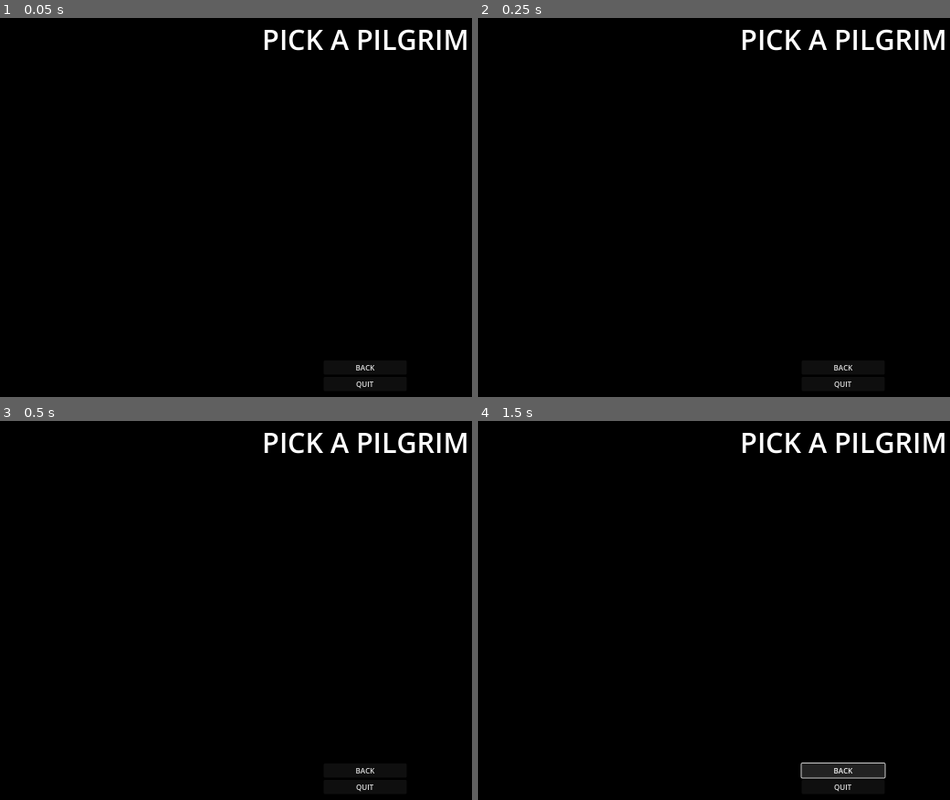
Above: before the commit, frames 1-4 (two rows, left to right).
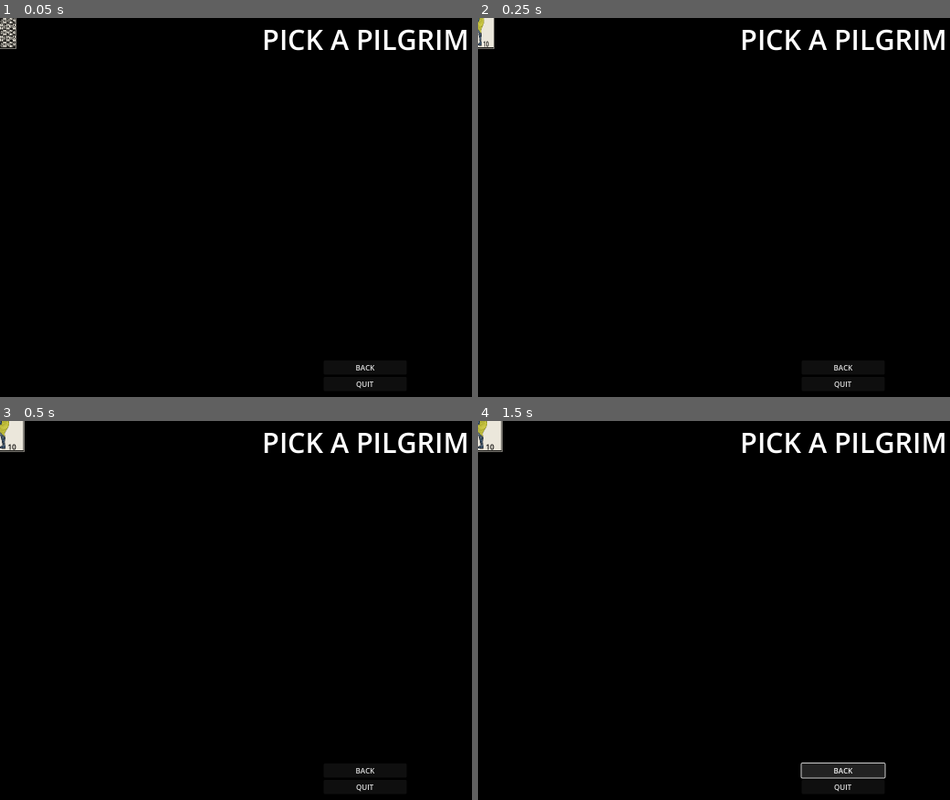
Above: after the commit, the same moments.

Repository: FergusMcLaughlin/Pilgrimage-old-
Game: Godot game, scene res://src/ui/characterSelectorMenu/character_menu.tscn
Two runs of this game, one before a commit and one after it. Both use one fixed random seed, a clock stepped at 60 frames per second and the inputs below. This scene is started directly instead of the project's main scene.
Inputs (mouse positions are in pixels of both pictures, inside the frame that each line leads up to):
- Up to frame 1 (0.05 s): no input
- Up to frame 2 (0.25 s): no input
- Up to frame 3 (0.5 s): no input
- Up to frame 4 (1.5 s): move the mouse to (outside the picture) at 0.52 s; click (outside the picture) at 0.67 s; click "BACK" at 1.25 s

The runs differ from the first frame. In frame 1, 0.3% of the frame differs, in the area x 0-4%, y 0-9%; in frame 2, 0.3%; in frame 3, 0.4%, in the area x 0-6%, y 0-9%; in frame 4, 0.4%.

Commit message:
added character cards to the select screen.

Diff:
--- a/data/card_dictionary.json
+++ b/data/card_dictionary.json
@@ -40,8 +40,8 @@
 	"isUnlocked":false,
 	"image_path": "res://assets/images/cards/player.png"
   },
-  "M_0000": {
-	"id": "M_0000",
+  "M_0001": {
+	"id": "M_0001",
 	"name": "Knight",
 	"type": "unit",
 	"health": 5,
--- a/src/helpers/get_cards_of_type_from_dictionary_helper.gd
+++ b/src/helpers/get_cards_of_type_from_dictionary_helper.gd
@@ -13,7 +13,7 @@
 	for cardId in CardDictionaryJsonLoader.cardData.keys():
 		var card = CardDictionaryJsonLoader.cardData[cardId]
 		if card.has("type") and card["type"] == targetType:
-			cardsOfTypeList.append(card)
+			cardsOfTypeList.append(card["id"])
 
 	if cardsOfTypeList.is_empty():
 		push_error("ERROR: finding cards with correct type")
--- a/src/singletons/create_card.gd
+++ b/src/singletons/create_card.gd
@@ -8,13 +8,13 @@
 	if CardDictionaryJsonLoader.cardData.is_empty():
 		await CardDictionaryJsonLoader.ready
 
-func createCard(cardName) -> Node2D:
+func createCard(cardId) -> Node2D:
 	var cardInstance
-	if !CardDictionaryJsonLoader.cardData.has(cardName):
-		push_error("Failed to load card, could not find " + cardName + "in the card dictionary")
+	if !CardDictionaryJsonLoader.cardData.has(cardId):
+		push_error("Failed to load card, could not find " + cardId + "in the card dictionary")
 		return null
 
-	var cardData = CardDictionaryJsonLoader.cardData[cardName]
+	var cardData = CardDictionaryJsonLoader.cardData[cardId]
 
 	if cardData.has("isPlayer") and cardData["isPlayer"] == true:
 		cardInstance = characterCardScene.instantiate()
--- a/src/ui/characterSelectorMenu/character_menu.gd
+++ b/src/ui/characterSelectorMenu/character_menu.gd
@@ -1,26 +1,27 @@
 extends Node
 
-var characterList = []
+var characterCardNameList = []
 var getCardsOfTypeFromDictionaryHelper: GetCardsOfTypeFromDictionaryHelper
+var characterCards = []
 #var focusedCharacter
 #var selectedCharacter
 
 func _ready():
-	getCardsOfTypeFromDictionaryHelper = GetCardsOfTypeFromDictionaryHelper.new()
-	print(getCardsOfTypeFromDictionaryHelper.getCardsOfType("player"))
+	createCharacterCards()
 
 
-#func characterDictionaryToList(characterDictionary):
-#loop through each card in the dictionary
-#add all there Id's to the character list
+func createCharacterCards():
+	getCardsOfTypeFromDictionaryHelper = GetCardsOfTypeFromDictionaryHelper.new()
+	characterCardNameList.append_array(getCardsOfTypeFromDictionaryHelper.getCardsOfType("player"))
 
-#func createCharacterCards(characterList):
-#for each item in the loop we are going to need to instanciate a new character card object
-#in here we should create the card, alter it depending on values in the dictionary
-#then we should add it to our character grid
-#creates all cards in the scene tree
+	for cardId in characterCardNameList:
+		var cardInstance = CreateCard.createCard(cardId)
+		if cardInstance:
+			cardInstance.flipCard()
+			add_child(cardInstance)
+			characterCards.append(cardInstance)
 
-#func addCardsToGrid()
+
 # go to scene tree, get all cards that have been created, orgonise them into a grid format similar to the card grid
 
 #func focusedCharacter()
Binary file added: assets/images/cards/player1.png
Not shown, added: assets/images/cards/player1.png.import
Binary file added: assets/images/cards/player2.png
Not shown, added: assets/images/cards/player2.png.import
Binary file added: assets/images/cards/player3.png
Not shown, added: assets/images/cards/player3.png.import
